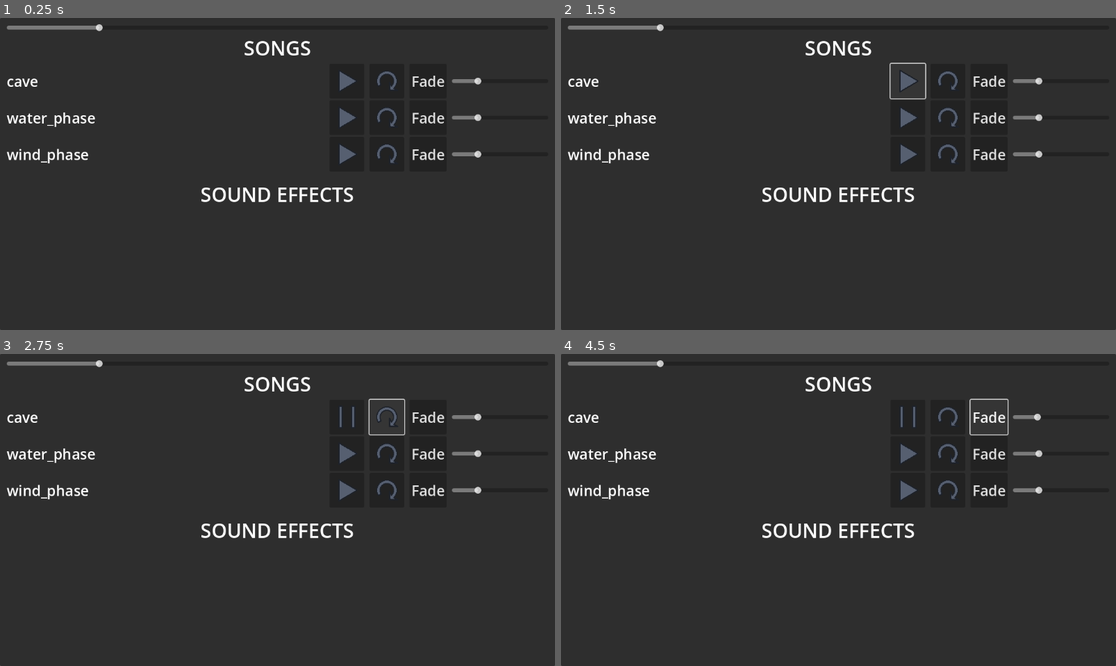
Above: before the commit, frames 1-4 (two rows, left to right).
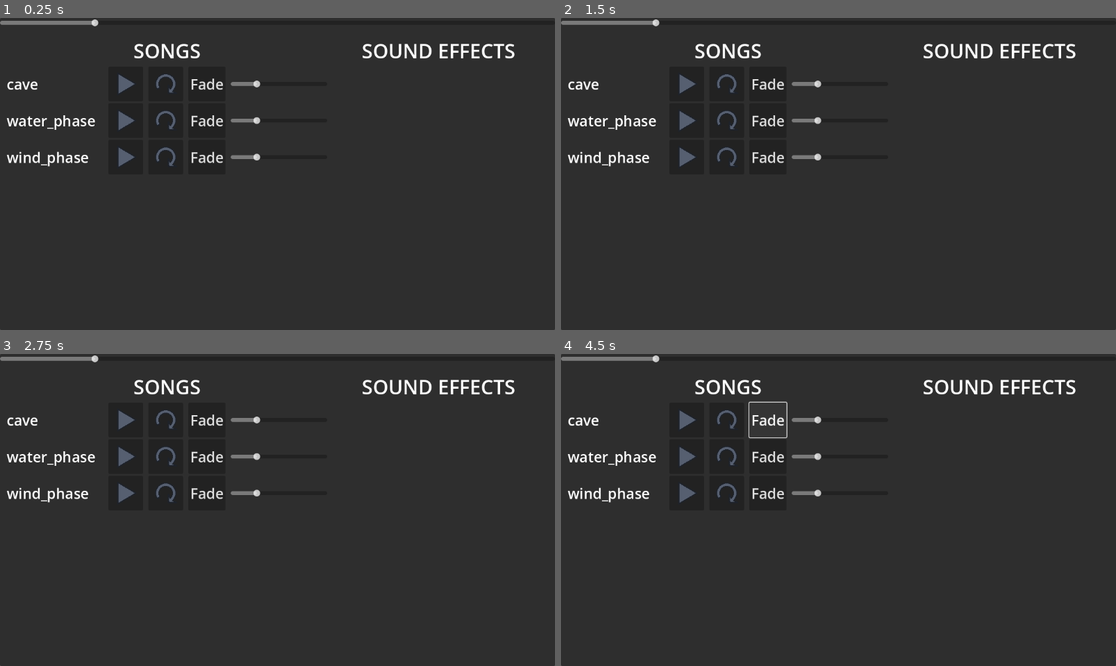
Above: after the commit, the same moments.

Repository: TheDarkOfSOOS/dnd-music-player
Game: Godot game, scene res://scenes/main_scene.tscn
The game is run twice, just before and just after one commit, with the same random seed, the same clock (stepped at 60 frames per second) and the same inputs.
Inputs (mouse positions are in pixels of both pictures, inside the frame that each line leads up to):
- Up to frame 1 (0.25 s): no input
- Up to frame 2 (1.5 s): click (905, 80) at 0.52 s; click (905, 80) at 1.27 s
- Up to frame 3 (2.75 s): click (388, 416) at 2.02 s
- Up to frame 4 (4.5 s): click (949, 416) at 2.77 s; click (949, 416) at 3.52 s; click "Fade" at 4.25 s

The runs differ from the first frame. In frame 1, 4.8% of the frame differs, in the area x 0-93%, y 0-60%; in frame 2, 5.0%; in frame 3, 4.9%; in frame 4, 5.0%.

Commit message:
changed to vertical container

Diff:
--- a/scenes/main_scene.tscn
+++ b/scenes/main_scene.tscn
@@ -28,22 +28,16 @@
 grow_vertical = 2
 size_flags_vertical = 3
 theme_override_constants/margin_left = 14
-theme_override_constants/margin_top = 10
+theme_override_constants/margin_top = 40
 theme_override_constants/margin_right = 14
 theme_override_constants/margin_bottom = 10
 
-[node name="VBoxContainer" type="VBoxContainer" parent="Panel/MarginContainer"]
+[node name="VBoxContainer" type="HBoxContainer" parent="Panel/MarginContainer"]
 layout_mode = 2
-
-[node name="Master_slider" type="HSlider" parent="Panel/MarginContainer/VBoxContainer"]
-unique_name_in_owner = true
-custom_minimum_size = Vector2(0, 20)
-layout_mode = 2
-max_value = 6.0
-step = 0.01
 
 [node name="Songs_scroll_container" type="ScrollContainer" parent="Panel/MarginContainer/VBoxContainer"]
 layout_mode = 2
+size_flags_horizontal = 3
 size_flags_vertical = 3
 horizontal_scroll_mode = 0
 
@@ -61,6 +55,7 @@
 
 [node name="Effects_scroll_container" type="ScrollContainer" parent="Panel/MarginContainer/VBoxContainer"]
 layout_mode = 2
+size_flags_horizontal = 3
 size_flags_vertical = 3
 horizontal_scroll_mode = 0
 
@@ -76,4 +71,15 @@
 horizontal_alignment = 1
 uppercase = true
 
-[connection signal="value_changed" from="Panel/MarginContainer/VBoxContainer/Master_slider" to="." method="_on_master_slider_value_changed"]
+[node name="Master_slider" type="HSlider" parent="Panel"]
+unique_name_in_owner = true
+custom_minimum_size = Vector2(0, 20)
+layout_mode = 1
+anchors_preset = 10
+anchor_right = 1.0
+offset_bottom = 16.0
+grow_horizontal = 2
+max_value = 6.0
+step = 0.01
+
+[connection signal="value_changed" from="Panel/Master_slider" to="." method="_on_master_slider_value_changed"]
